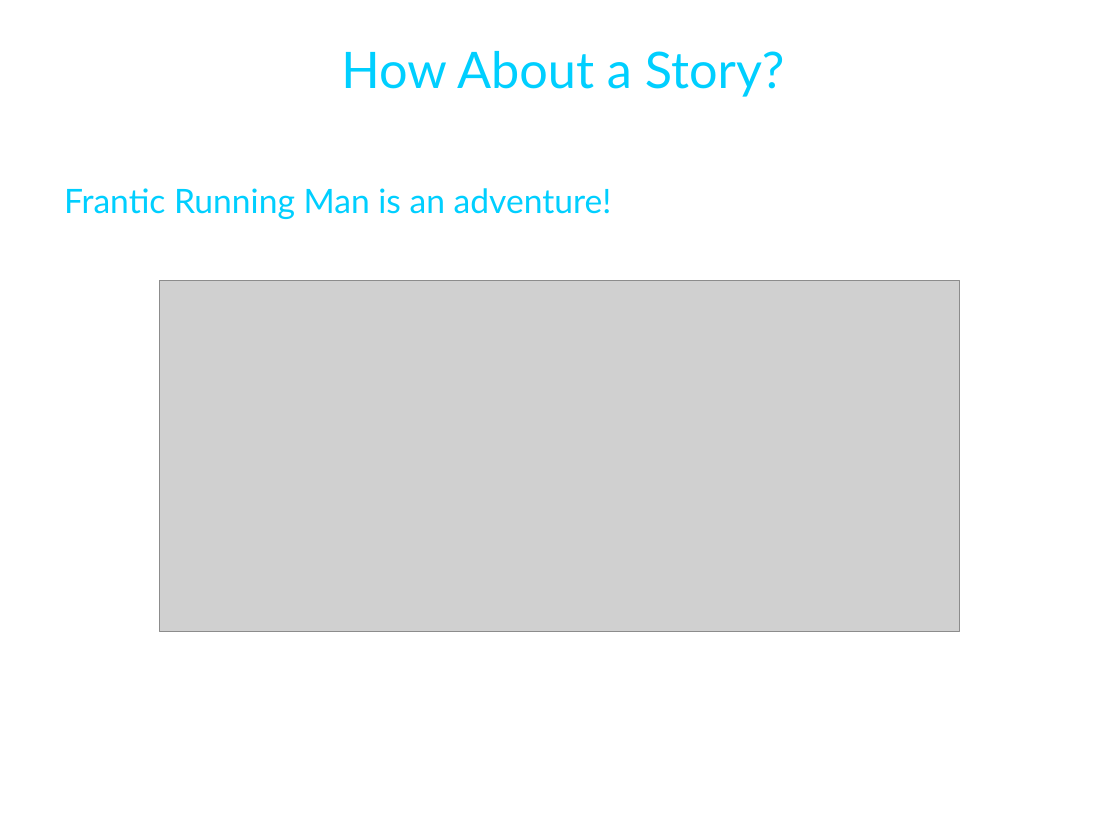
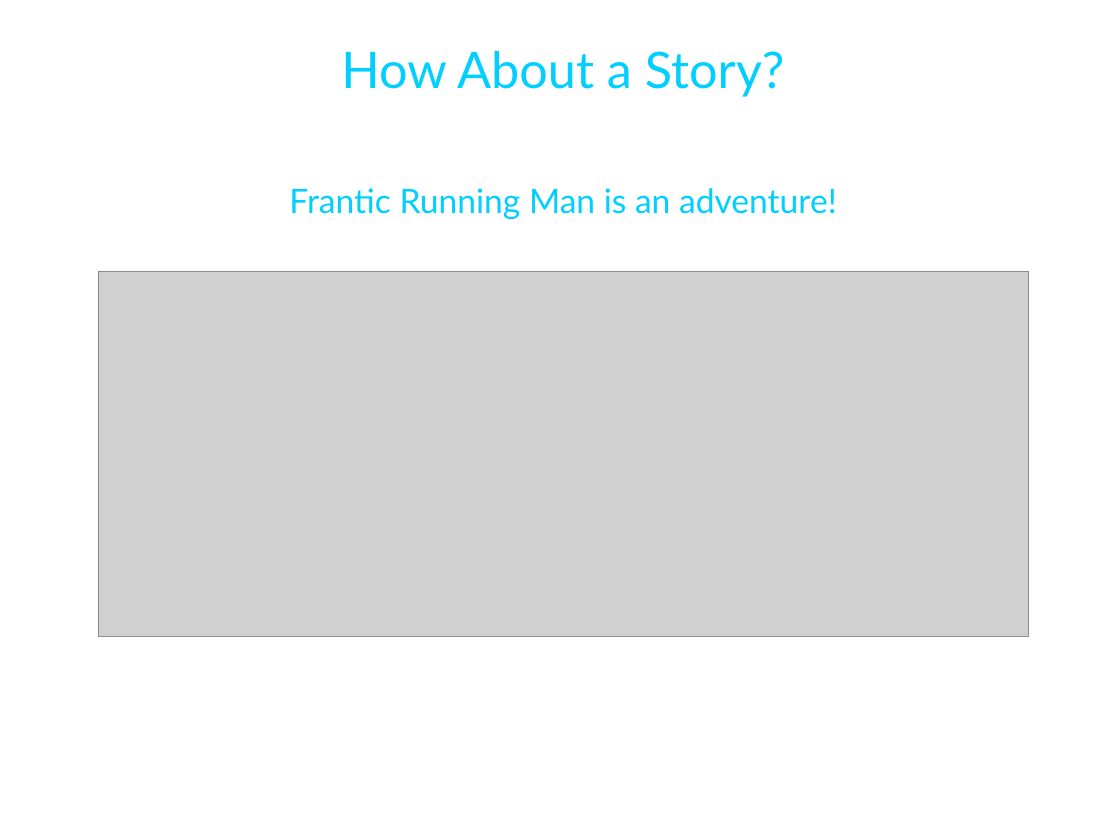
Before and after one commit to 1string2boolthem/CST-205, a slide deck: slide 7 of FranticRunningMan.ppt. Drawn at 1120x840 pixels with LibreOffice and Linux fonts; fonts in the diff are those of the drawing; grey boxes stand for pictures; background and template pictures are left out. Boxes give left, top, right and bottom in pixels: in the first picture for what was removed or moved away, otherwise in the second. Text is boxed around its words. In the diff, an @@ line names an element or a change of style, - is before the commit and + after.

```diff
--- a/FranticRunningMan.ppt
+++ b/FranticRunningMan.ppt
@@ text "Frantic Running Man is an ..." at (289, 188, 837, 219): alignment left to centre @@
@@ picture: place and size @@
-picture at (159, 280, 960, 631)
+picture at (99, 271, 1029, 636)
```
Also in this commit, not shown: 4 other slides changed.
